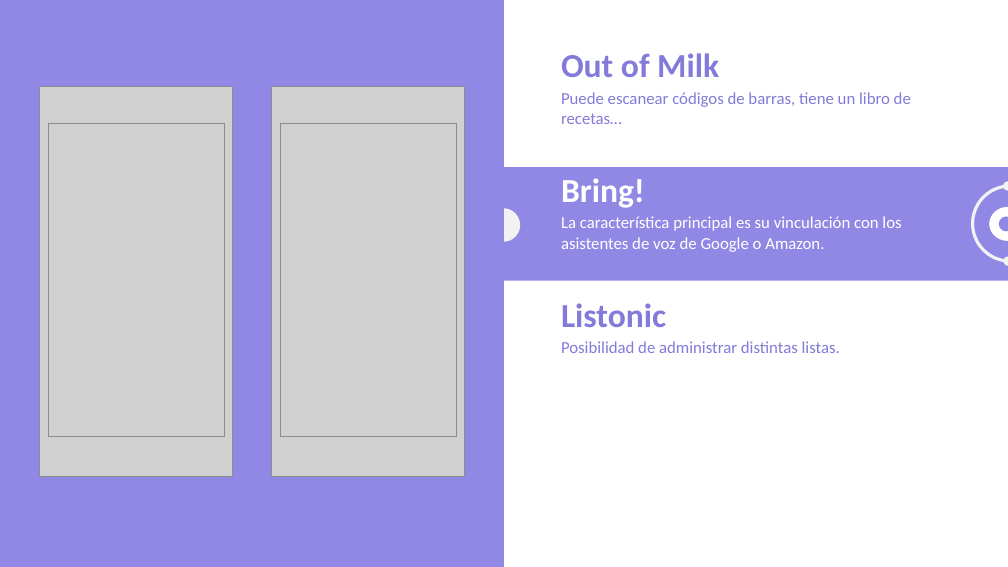
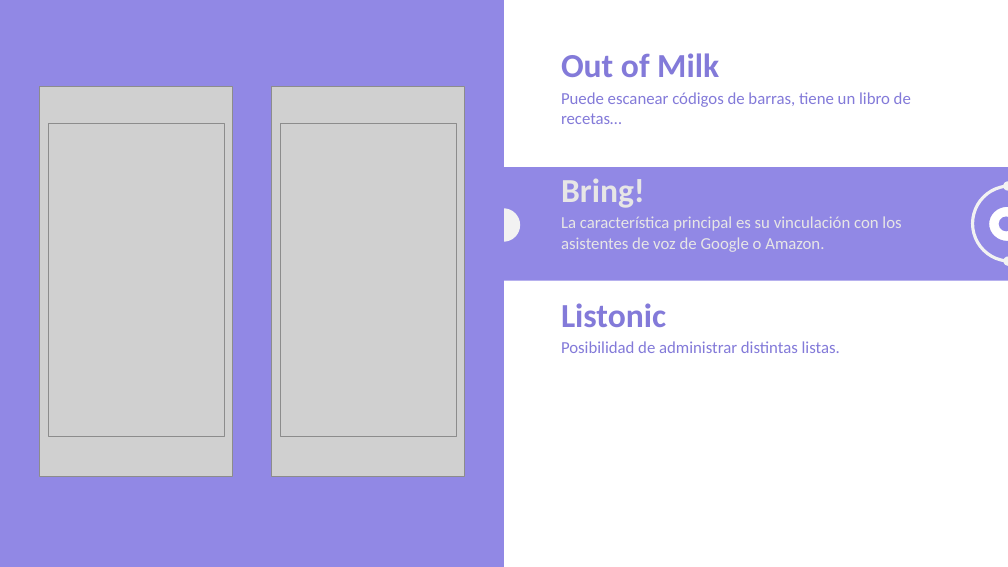
Before and after one commit to AndreaMendez09/TFG_Gestion_Alimentaria_Del_Hogar, a slide deck: slide 8 of Presentacion/Presentación.pptx (slide 6 before the commit). Drawn at 1008x567 pixels with LibreOffice and Linux fonts; fonts in the diff are those of the drawing; grey boxes stand for pictures. Boxes give left, top, right and bottom in pixels: in the first picture for what was removed or moved away, otherwise in the second. Text is boxed around its words. In the diff, an @@ line names an element or a change of style, - is before the commit and + after.

```diff
--- a/Presentacion/Presentación.pptx
+++ b/Presentacion/Presentación.pptx
@@ text "Bring!" at <box>561,178,645,208</box>: text colour #FFFFFF to #E7E6E6 @@
@@ text "La característica principal es su ..." at <box>561,216,901,252</box>: text colour #FFFFFF to #E7E6E6 @@
```
Also in this commit, not shown: 5 other slides changed, 2 slides added, 7 other files.
